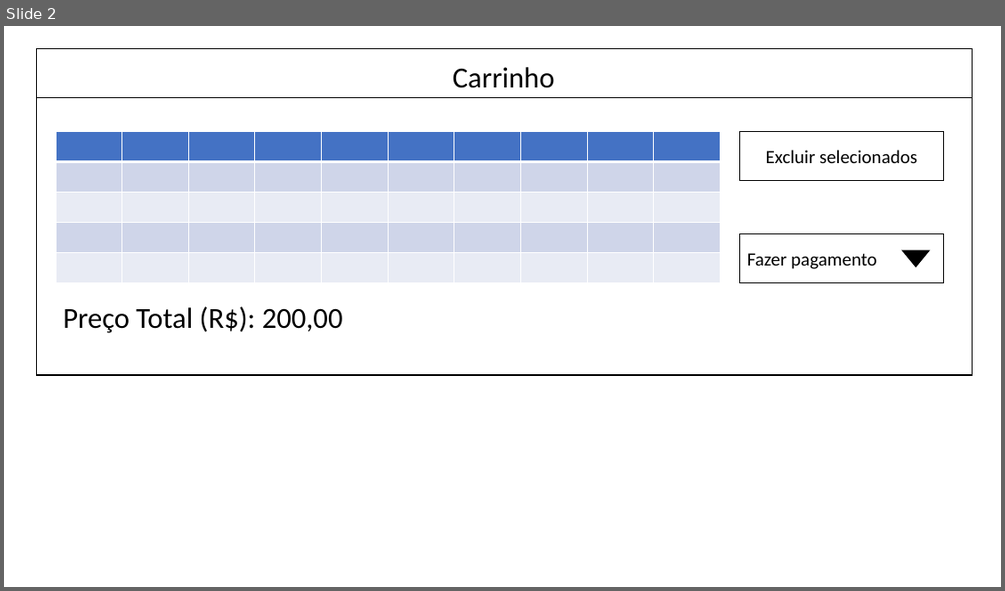
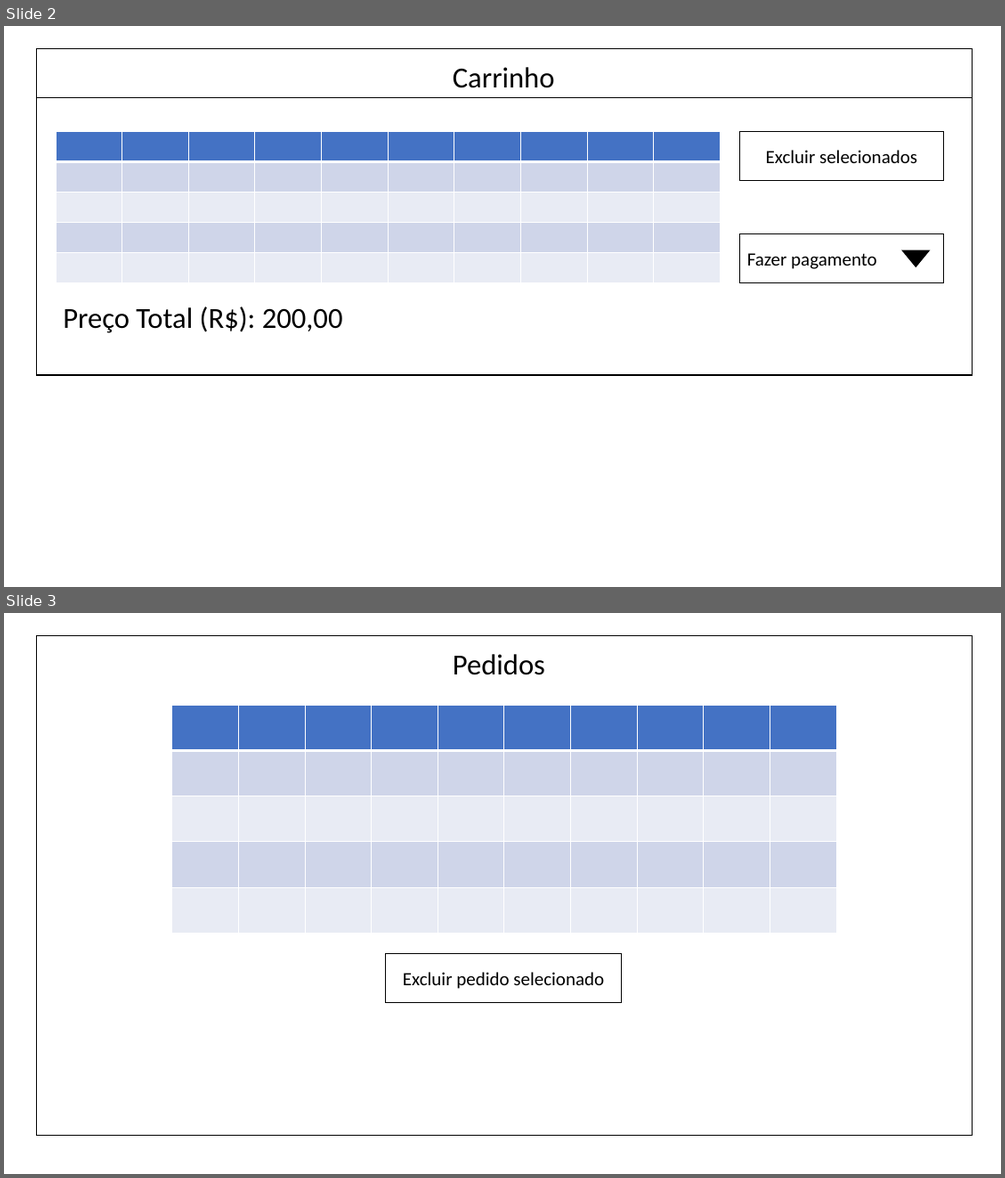
Before and after one commit to matteokfg/POO, a slide deck: telas_prototipo.pptx. Shown one above the other, each under a label of ours: slide 2 before the commit, slides 2 and 3 after it. The pictures are 1005x591 and 1005x1178 pixels, drawn with LibreOffice and Linux fonts; fonts in the diff are those of the drawing. Boxes give left, top, right and bottom in pixels: in the first picture for what was removed or moved away, otherwise in the second. Text is boxed around its words. In the diff, an @@ line names an element or a change of style, - is before the commit and + after.

```diff
--- a/telas_prototipo.pptx
+++ b/telas_prototipo.pptx
@@ slide 3 added at [4,613,1001,1174], background #FFFFFF @@
@@ rectangle added at [36,635,972,1135], fill #FFFFFF, outline #000000 1 pt @@
@@ text added at [453,654,545,675], 28 pt, text #000000 @@
+Pedidos
@@ table added at [172,706,838,933], 5 rows, 10 columns @@
+ |  |  |  |  |  |  |  |  | 
+ |  |  |  |  |  |  |  |  | 
+ |  |  |  |  |  |  |  |  | 
+ |  |  |  |  |  |  |  |  | 
+ |  |  |  |  |  |  |  |  | 
@@ rectangle added at [386,953,622,1003], fill #FFFFFF, outline #000000 1 pt, 18 pt, text #000000 @@
+Excluir pedido selecionado
```
Also in this commit, not shown: 11 other files.
